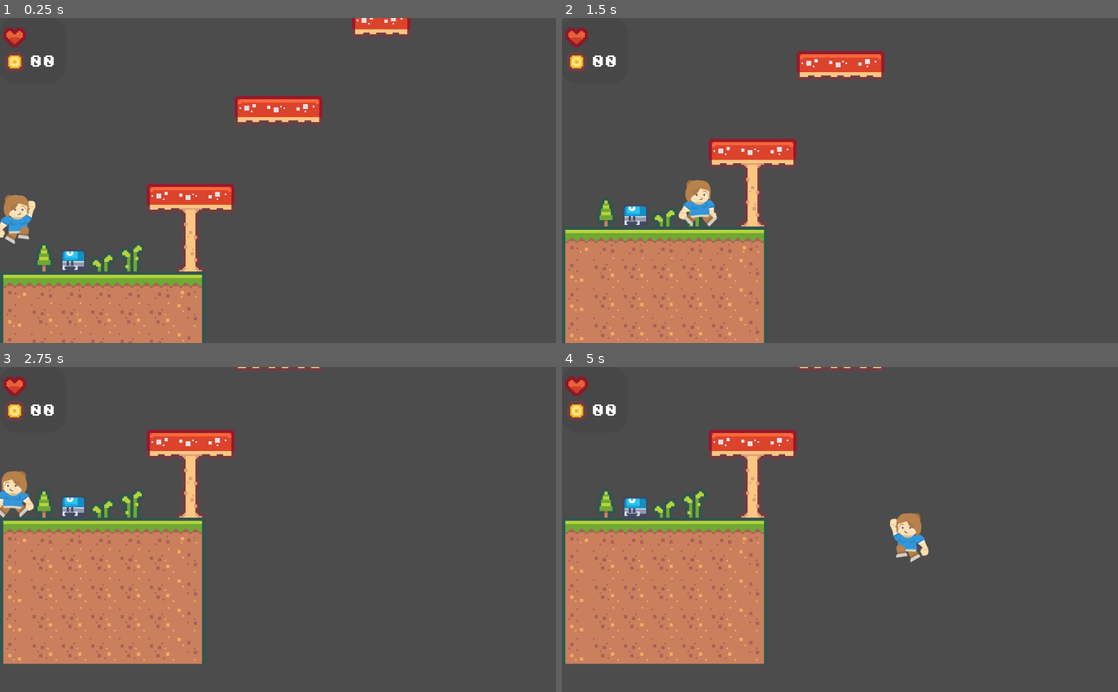
Above: before the commit, frames 1-4 (two rows, left to right).
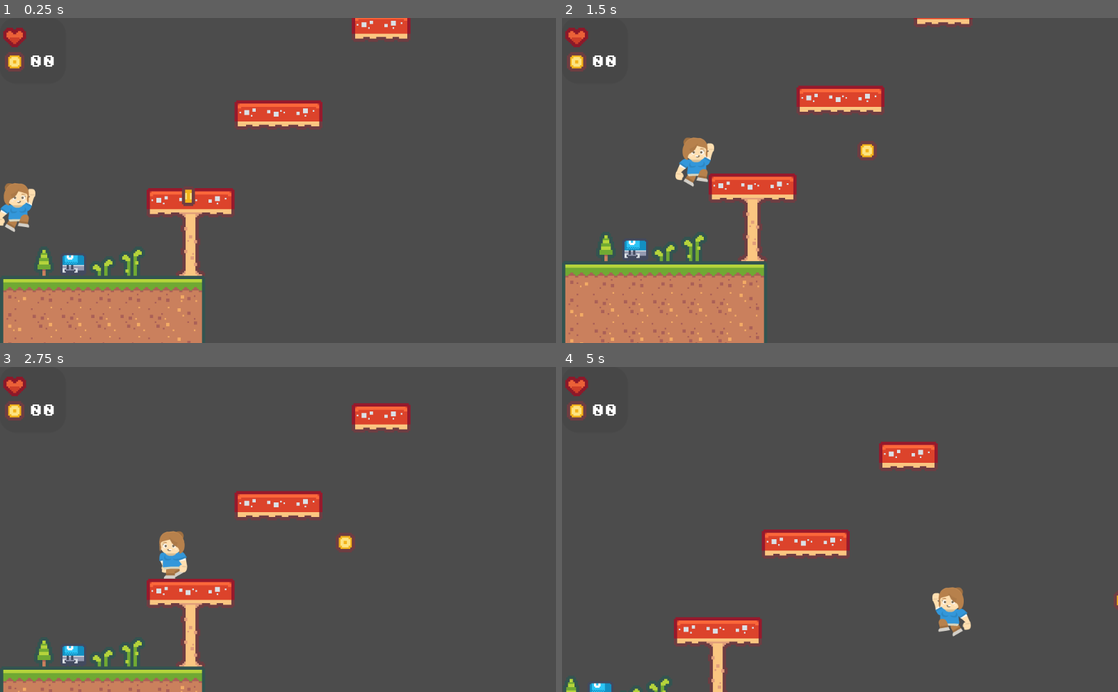
Above: after the commit, the same moments.

Repository: jkapfer/godot-platformer
Game: Godot game, scene res://World.tscn
Two runs of this game, one before a commit and one after it. Both use one fixed random seed, a clock stepped at 60 frames per second and the inputs below.
Inputs:
- Up to frame 1 (0.25 s): no input
- Up to frame 2 (1.5 s): hold D (move_right) from 0.53 s (still down); tap Space (jump) at 0.77 s
- Up to frame 3 (2.75 s): tap Space (jump) at 1.52 s; release D (move_right) at 2.03 s; hold A (move_left) from 2.03 s (still down)
- Up to frame 4 (5 s): release A (move_left) at 2.78 s; hold D (move_right) 2.78-4.28 s; tap Space (jump) at 3.02, 3.77, 4.52 s; hold A (move_left) from 4.28 s (still down)

The runs differ from the first frame. In frame 1, 6.9% of the frame differs, in the area x 0-74%, y 0-100%; in frame 2, 14%; in frame 3, 26%; in frame 4, 24%.
Error after the commit: Parse Error: Expected end of statement ("const"), got Identifier ("sss") instead. (res://Enemy.gd:3)

Commit message:
added coin object and getting ready to set up collection

Diff:
--- /dev/null
+++ b/Coin.gd
@@ -0,0 +1,16 @@
+extends Area2D
+
+
+# Declare member variables here. Examples:
+# var a = 2
+# var b = "text"
+
+
+# Called when the node enters the scene tree for the first time.
+func _ready():
+	pass # Replace with function body.
+
+
+# Called every frame. 'delta' is the elapsed time since the previous frame.
+#func _process(delta):
+#	pass
--- a/Coin.tscn
+++ b/Coin.tscn
@@ -1,32 +1,32 @@
-[gd_scene load_steps=3 format=2]
+[gd_scene load_steps=6 format=2]
 
-[ext_resource path="res://assets/collectables/Coin.tres" type="Texture" id=1]
+[ext_resource path="res://assets/collectables/Coin-text-0.png" type="Texture" id=1]
+[ext_resource path="res://assets/collectables/Coin-text-1.png" type="Texture" id=2]
+[ext_resource path="res://Coin.gd" type="Script" id=3]
 
-[sub_resource type="TileSet" id=1]
-2/name = "Coin.tres 2"
-2/texture = ExtResource( 1 )
-2/tex_offset = Vector2( 0, 0 )
-2/modulate = Color( 1, 1, 1, 1 )
-2/region = Rect2( 198, 126, 18, 18 )
-2/tile_mode = 2
-2/autotile/icon_coordinate = Vector2( 0, 0 )
-2/autotile/tile_size = Vector2( 18, 18 )
-2/autotile/spacing = 0
-2/autotile/occluder_map = [  ]
-2/autotile/navpoly_map = [  ]
-2/autotile/priority_map = [  ]
-2/autotile/z_index_map = [  ]
-2/occluder_offset = Vector2( 0, 0 )
-2/navigation_offset = Vector2( 0, 0 )
-2/shape_offset = Vector2( 0, 0 )
-2/shape_transform = Transform2D( 1, 0, 0, 1, 0, 0 )
-2/shape_one_way = false
-2/shape_one_way_margin = 0.0
-2/shapes = [  ]
-2/z_index = 0
+[sub_resource type="SpriteFrames" id=3]
+animations = [ {
+"frames": [ ExtResource( 1 ), ExtResource( 2 ) ],
+"loop": true,
+"name": "default",
+"speed": 4.0
+} ]
 
-[node name="Coin" type="TileMap"]
+[sub_resource type="CircleShape2D" id=2]
+radius = 7.34091
+
+[node name="Area2D" type="Area2D"]
 scale = Vector2( 3, 3 )
-tile_set = SubResource( 1 )
-cell_size = Vector2( 18, 18 )
-format = 1
+script = ExtResource( 3 )
+__meta__ = {
+"_edit_group_": true
+}
+
+[node name="AnimatedSprite" type="AnimatedSprite" parent="."]
+frames = SubResource( 3 )
+frame = 1
+speed_scale = 0.85
+playing = true
+
+[node name="CollisionShape2D" type="CollisionShape2D" parent="."]
+shape = SubResource( 2 )
--- a/Enemy.gd
+++ b/Enemy.gd
@@ -1,12 +1,11 @@
 extends KinematicBody2D
 
-const GRAVITY = 1100
+const GRAVITY = 650sss
 var velocity = Vector2.ZERO
 
 # Called when the node enters the scene tree for the first time.
 func _ready():
 	pass # Replace with function body.
-
 
 # Called every frame. 'delta' is the elapsed time since the previous frame.
 #func _process(delta):
@@ -15,3 +14,11 @@
 func _physics_process(delta):
 	velocity.y += delta*GRAVITY
 	velocity = move_and_slide(velocity, Vector2.UP)
+
+func _on_Hurtbox_body_entered(body):
+	$AnimatedSprite.play("ded")
+
+	set_collision_layer_bit(2,false)
+	set_collision_mask_bit(0,false)
+	yield(get_tree().create_timer(2), 'timeout')
+	queue_free()
--- a/Enemy.tscn
+++ b/Enemy.tscn
@@ -22,7 +22,7 @@
 extents = Vector2( 10, 6.75 )
 
 [sub_resource type="RectangleShape2D" id=3]
-extents = Vector2( 12, 1.5 )
+extents = Vector2( 12, 2 )
 
 [node name="Enemy" type="KinematicBody2D"]
 scale = Vector2( 2, 2 )
@@ -31,17 +31,17 @@
 [node name="AnimatedSprite" type="AnimatedSprite" parent="."]
 frames = SubResource( 1 )
 animation = "walk"
-frame = 1
 playing = true
 
 [node name="CollisionShape2D" type="CollisionShape2D" parent="."]
-position = Vector2( 0, 3.75 )
 shape = SubResource( 2 )
 
-[node name="Area2D" type="Area2D" parent="."]
+[node name="Hurtbox" type="Area2D" parent="."]
+position = Vector2( 0, -7.65 )
 collision_layer = 2
 collision_mask = 0
 
-[node name="CollisionShape2D" type="CollisionShape2D" parent="Area2D"]
-position = Vector2( 0, -5 )
+[node name="CollisionShape2D" type="CollisionShape2D" parent="Hurtbox"]
 shape = SubResource( 3 )
+
+[connection signal="body_entered" from="Hurtbox" to="." method="_on_Hurtbox_body_entered"]
--- a/Player.gd
+++ b/Player.gd
@@ -4,10 +4,10 @@
 const MAX_SPEED = 500
 
 #Forces
-const GRAVITY = 1100
+const GRAVITY = 650
 const ACCEL = 500
 const FRICTION = 1200
-const JUMP = 650
+const JUMP = 660
 
 #default jump count
 var jumps = 1
@@ -19,6 +19,7 @@
 # Called when the node enters the scene tree for the first time.
 func _ready():
 	anim.play("idle")
+
 
 
 
@@ -55,7 +56,8 @@
 	velocity.y += GRAVITY * delta
 	velocity=move_and_slide(velocity, Vector2.UP)
 
-
-
 func reset_jumps(num):
 	jumps = num
+
+func _on_Hurtbox_body_entered(body):
+	pass # Replace with function body.
--- a/Player.tscn
+++ b/Player.tscn
@@ -31,6 +31,9 @@
 [node name="Player" type="KinematicBody2D"]
 collision_mask = 3
 script = ExtResource( 5 )
+__meta__ = {
+"_edit_group_": true
+}
 
 [node name="AnimatedSprite" type="AnimatedSprite" parent="."]
 frames = SubResource( 1 )
@@ -40,8 +43,10 @@
 position = Vector2( 0, 10 )
 shape = SubResource( 2 )
 
-[node name="Area2D" type="Area2D" parent="."]
+[node name="Hurtbox" type="Area2D" parent="."]
 
-[node name="CollisionShape2D" type="CollisionShape2D" parent="Area2D"]
+[node name="CollisionShape2D" type="CollisionShape2D" parent="Hurtbox"]
 position = Vector2( 0, 10 )
 shape = SubResource( 2 )
+
+[connection signal="body_entered" from="Hurtbox" to="." method="_on_Hurtbox_body_entered"]
--- a/World.tscn
+++ b/World.tscn
@@ -6,6 +6,7 @@
 [ext_resource path="res://assets/terrain/tiles_packed.png" type="Texture" id=4]
 [ext_resource path="res://Enemy.tscn" type="PackedScene" id=5]
 [ext_resource path="res://HUD.tscn" type="PackedScene" id=6]
+[ext_resource path="res://Coin.tscn" type="PackedScene" id=7]
 
 [sub_resource type="ConvexPolygonShape2D" id=1]
 points = PoolVector2Array( 0, 0, 18, 0, 18, 18, 0, 18 )
@@ -184,6 +185,9 @@
 drag_margin_right = 0.4
 drag_margin_bottom = 0.1
 
+[node name="Area2D" parent="Player" instance=ExtResource( 7 )]
+position = Vector2( 317, -12 )
+
 [node name="KillPlane" type="Area2D" parent="."]
 position = Vector2( 500, 1000 )
 scale = Vector2( 3, 3 )
Not shown: 1 places in World.tscn that only renumber resources
Binary file changed: assets/collectables/Coin-text-0.png
Binary file changed: assets/collectables/Coin-text-1.png
